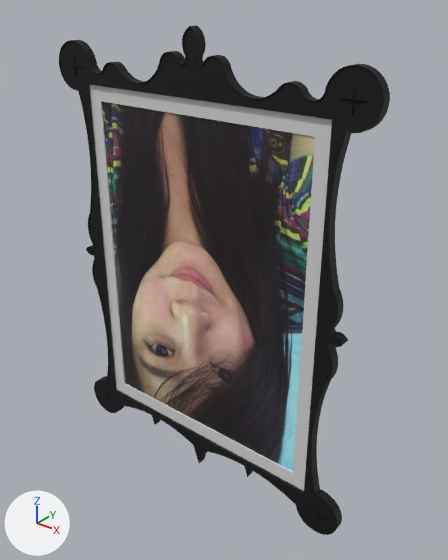
Renders of the OBJ model android/assets/furnitures/frames/5/5.obj from each side of a commit.
Both versions are drawn from a 50 mm camera at (0.957, -1.08, 0.7) aimed at (0.052, 0.051, -0.001). Lighting does not change. The marker at lower left points along +X, +Y and +Z. Where no turn or scale is listed for an object, it has been applied to the vertices.

The older version as bpy lines, for what is in view:
```python
me_cyndi = bpy.data.meshes.new('cyndi')
me_cyndi.from_pydata(...)  # 4 vertices, 1 face; spans x -0.338..0.344, y 0.01, z -0.477..0.423
me_cyndi.materials.append(mat_cyndi)  # picture img_cyndi_jpg
me_picture = bpy.data.meshes.new('Picture')
me_picture.from_pydata(...)  # 4059 vertices, 8162 faces; spans x -0.464..0.464, y -0.007..0.022, z -0.609..0.609
# faces by material slot: [586, 16, 2, 7558]
me_picture.materials.append(mat_glossviolet)  # black #000000
me_picture.materials.append(mat_material__46)  # light grey #d6d6d6
me_picture.materials.append(mat_material__47)  # grey #b6b6b6
me_picture.materials.append(mat_glossviolet1)  # black #000000
ob_cyndi = bpy.data.objects.new('cyndi', me_cyndi)
ob_cyndi.location = (0.0, 0.0, 0.0)
ob_picture = bpy.data.objects.new('Picture', me_picture)
ob_picture.location = (0.0, 0.0, 0.0)
```
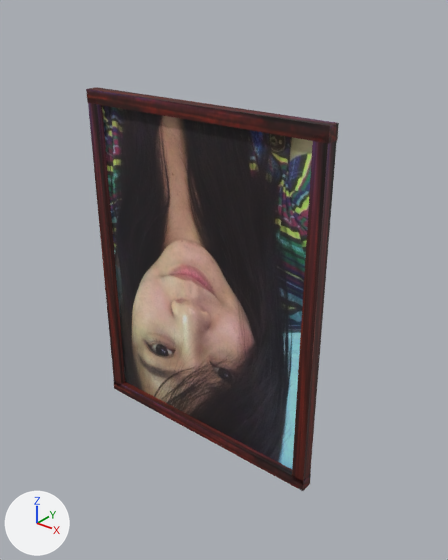
The newer file is also rescaled (x2.525), turned or shifted as a whole; pictures and numbers use the older file's frame.

Edits to the bpy script that builds the scene:
```text
Add img_frame_jpg:
    img_frame_jpg = load_image('frame.jpg', 'frame.jpg', 1350, 41, 'sRGB')
Add mat_material_008:
    mat_material_008 = principled_material('Material.008')
    mat_material_008.texture = img_frame_jpg
    mat_material_008.roughness = 0.693
Add mat_material_007:
    mat_material_007 = principled_material('Material.007')
    mat_material_007.texture = img_frame_jpg
    mat_material_007.roughness = 0.693
Add mat_material_005:
    mat_material_005 = principled_material('Material.005')
    mat_material_005.texture = img_frame_jpg
    mat_material_005.roughness = 0.693
Add mat_material_006:
    mat_material_006 = principled_material('Material.006')
    mat_material_006.texture = img_frame_jpg
    mat_material_006.roughness = 0.693
Add me_cube_cube_001:
    me_cube_cube_001.from_pydata(...)  # a box spanning x -0.357..-0.323, y -0.017..0.017, z -0.448..0.448
    me_cube_cube_001.materials.append(mat_material_008)  # picture img_frame_jpg
Add me_cube_003_cube_004:
    me_cube_003_cube_004.from_pydata(...)  # a box spanning x -0.359..0.357, y -0.017..0.017, z -0.468..-0.434
    me_cube_003_cube_004.materials.append(mat_material_007)  # picture img_frame_jpg
Add me_cube_002_cube_003:
    me_cube_002_cube_003.from_pydata(...)  # a box spanning x -0.359..0.357, y -0.017..0.017, z 0.435..0.469
    me_cube_002_cube_003.materials.append(mat_material_005)  # picture img_frame_jpg
Add me_cube_001_cube_002:
    me_cube_001_cube_002.from_pydata(...)  # a box spanning x 0.321..0.356, y -0.017..0.017, z -0.448..0.448
    me_cube_001_cube_002.materials.append(mat_material_006)  # picture img_frame_jpg
Remove ob_picture:
    ob_picture = bpy.data.objects.new('Picture', me_picture)
    ob_picture.location = (0.0, 0.0, 0.0)
Add ob_cube_cube_001:
    ob_cube_cube_001 = bpy.data.objects.new('Cube_Cube.001', me_cube_cube_001)
    ob_cube_cube_001.location = (0.003, 0.01, -0.025)
Add ob_cube_003_cube_004:
    ob_cube_003_cube_004 = bpy.data.objects.new('Cube.003_Cube.004', me_cube_003_cube_004)
    ob_cube_003_cube_004.location = (0.003, 0.01, -0.025)
Add ob_cube_002_cube_003:
    ob_cube_002_cube_003 = bpy.data.objects.new('Cube.002_Cube.003', me_cube_002_cube_003)
    ob_cube_002_cube_003.location = (0.003, 0.01, -0.025)
Add ob_cube_001_cube_002:
    ob_cube_001_cube_002 = bpy.data.objects.new('Cube.001_Cube.002', me_cube_001_cube_002)
    ob_cube_001_cube_002.location = (0.003, 0.01, -0.025)
```

Changed parts and their boxes (x1, y1, x2, y2) in the pictures (448 x 560 px):
'Picture', deleted: before (59, 25, 390, 535)
    faces in mat_glossviolet (black #000000): (60, 28, 383, 533)
    faces in mat_material__46 (light grey #d6d6d6): (89, 84, 332, 491)
    faces in mat_glossviolet1 (black #000000): (59, 25, 390, 535)
'Cube.001_Cube.002', added (brown): after (292, 135, 337, 484)
'Cube.002_Cube.003', added (brown): after (86, 87, 339, 144)
'Cube_Cube.001', added (brown): after (88, 98, 125, 385)
'Cube.003_Cube.004', added (brown): after (113, 380, 311, 491)
